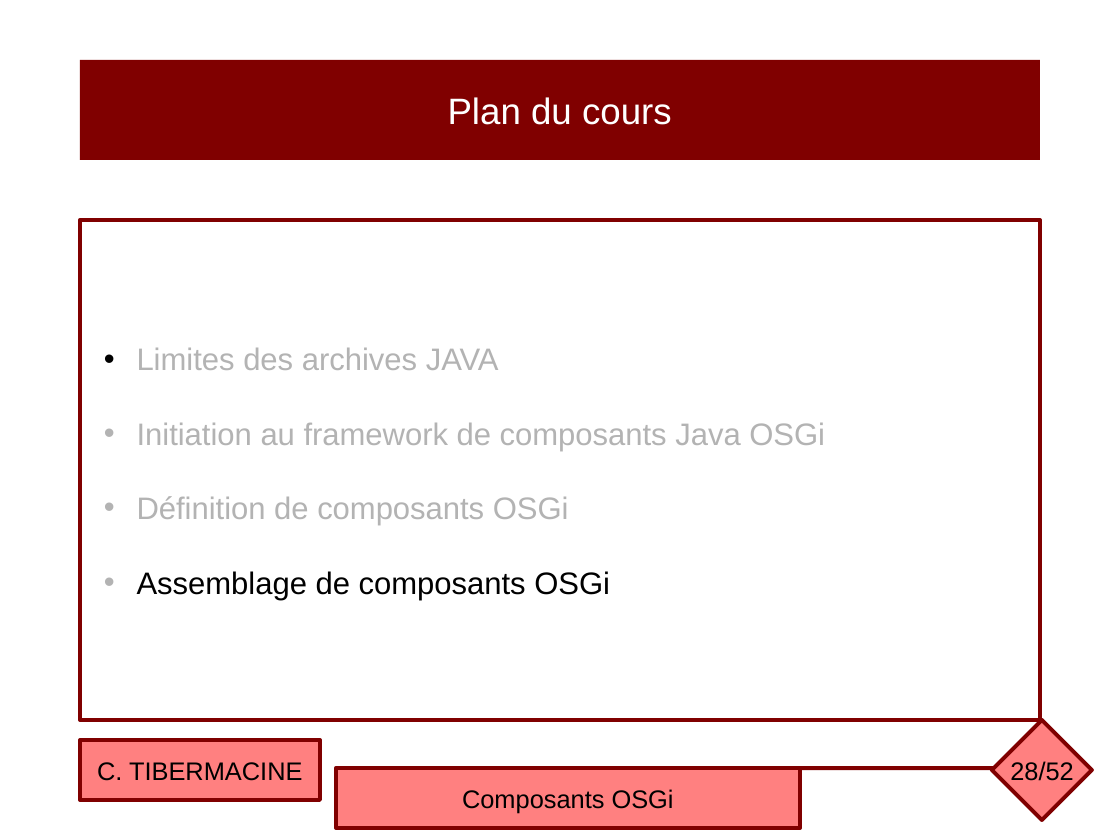
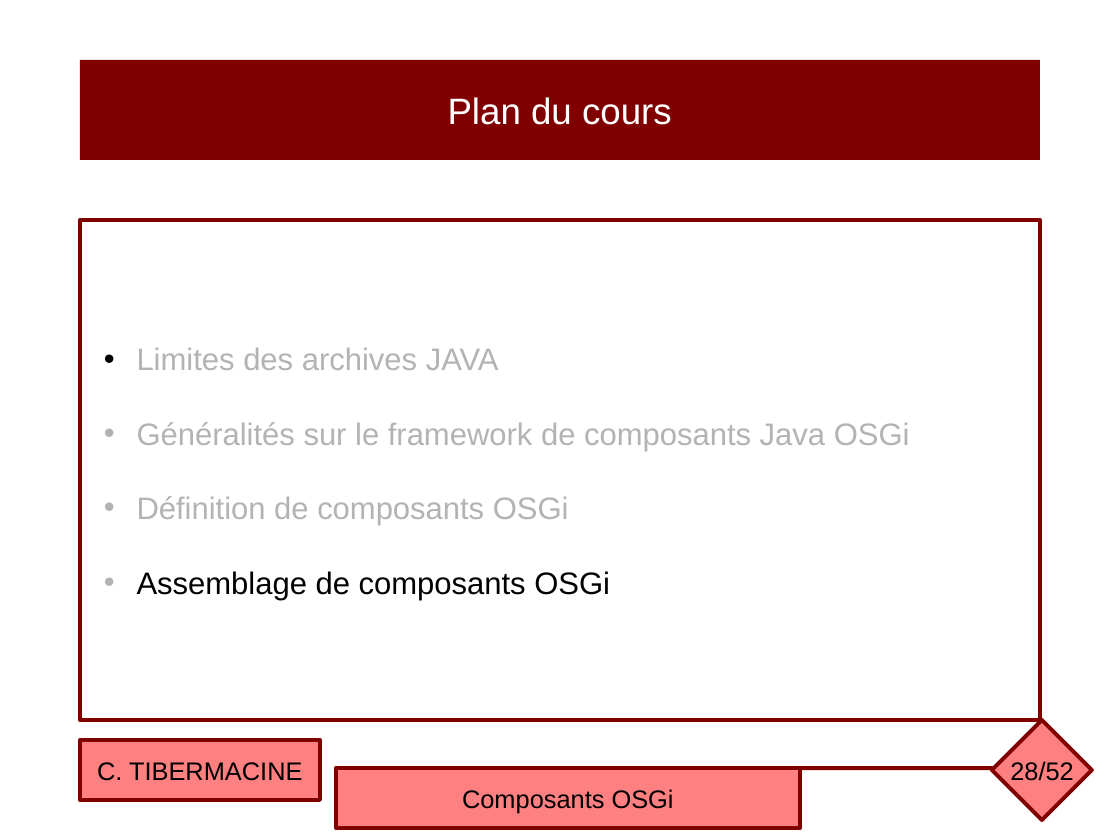
Before and after one commit to ctiber/composants, a slide deck: slide 28 of cours/cours3.odp. Drawn at 1120x840 pixels with LibreOffice and Linux fonts; fonts in the diff are those of the drawing. Boxes give left, top, right and bottom in pixels: in the first picture for what was removed or moved away, otherwise in the second. Text is boxed around its words. In the diff, an @@ line names an element or a change of style, - is before the commit and + after.

```diff
--- a/cours/cours3.odp
+++ b/cours/cours3.odp
@@ text in rectangle at box(137, 422, 910, 451): text changed @@
-• Initiation au framework de composants Java OSGi
+• Généralités sur le framework de composants Java OSGi
```
Also in this commit, not shown: 18 other slides changed, 2 other files.
